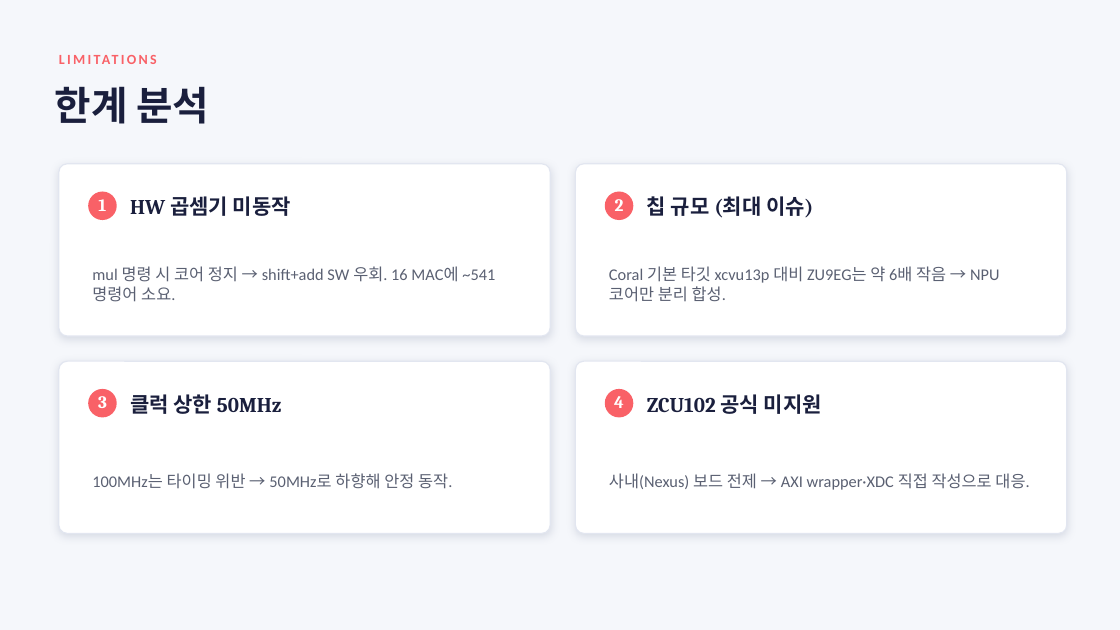
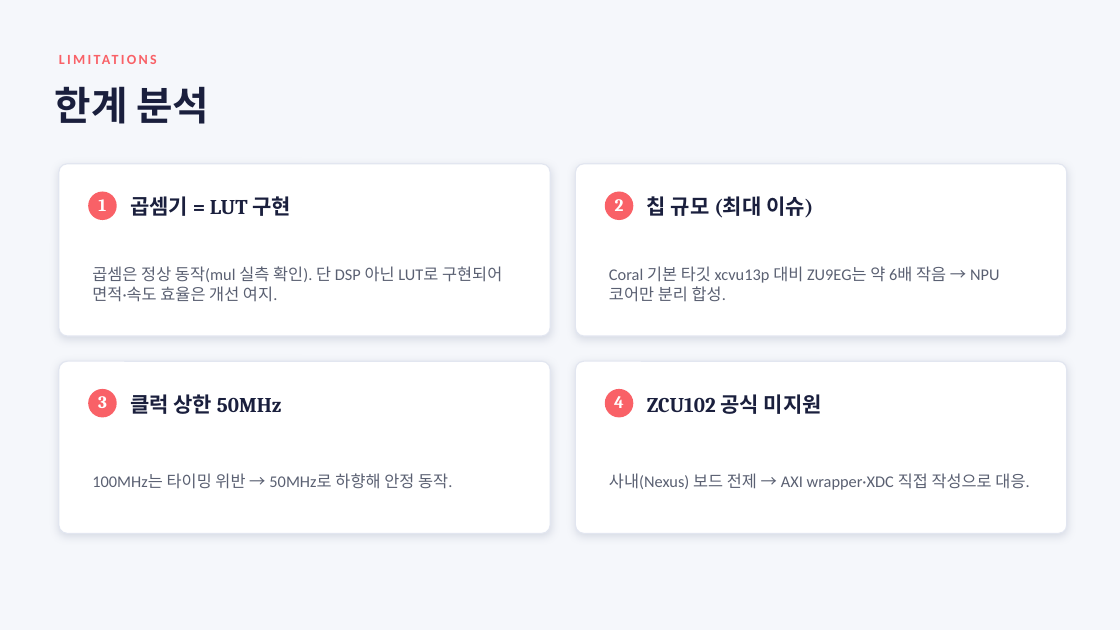
Before and after one commit to yudhxn/zcu102-coralnpu, a slide deck: slide 9 of docs/Coral_NPU_ZCU102.pptx. Drawn at 1120x630 pixels with LibreOffice and Linux fonts; fonts in the diff are those of the drawing. Boxes give left, top, right and bottom in pixels: in the first picture for what was removed or moved away, otherwise in the second. Text is boxed around its words. In the diff, an @@ line names an element or a change of style, - is before the commit and + after.

```diff
--- a/docs/Coral_NPU_ZCU102.pptx
+++ b/docs/Coral_NPU_ZCU102.pptx
@@ text at [130,196,291,216]: text changed @@
-HW 곱셈기 미동작
+곱셈기 = LUT 구현
@@ text at [92,266,502,302]: text changed @@
-mul 명령 시 코어 정지 → shift+add SW 우회. 16 MAC에 ~541 명령어 소요.
+곱셈은 정상 동작(mul 실측 확인). 단 DSP 아닌 LUT로 구현되어 면적·속도 효율은 개선 여지.
```
Also in this commit, not shown: 5 other files.
